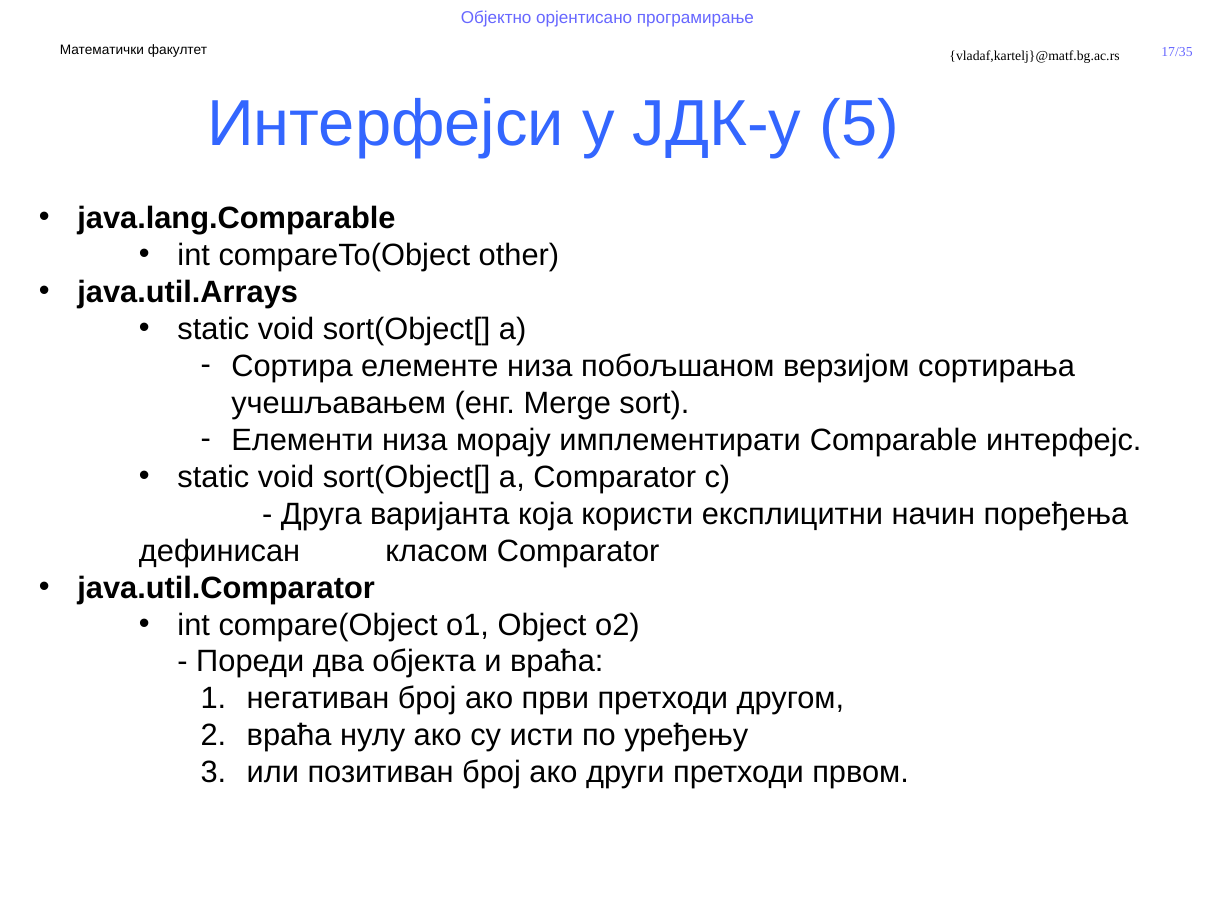
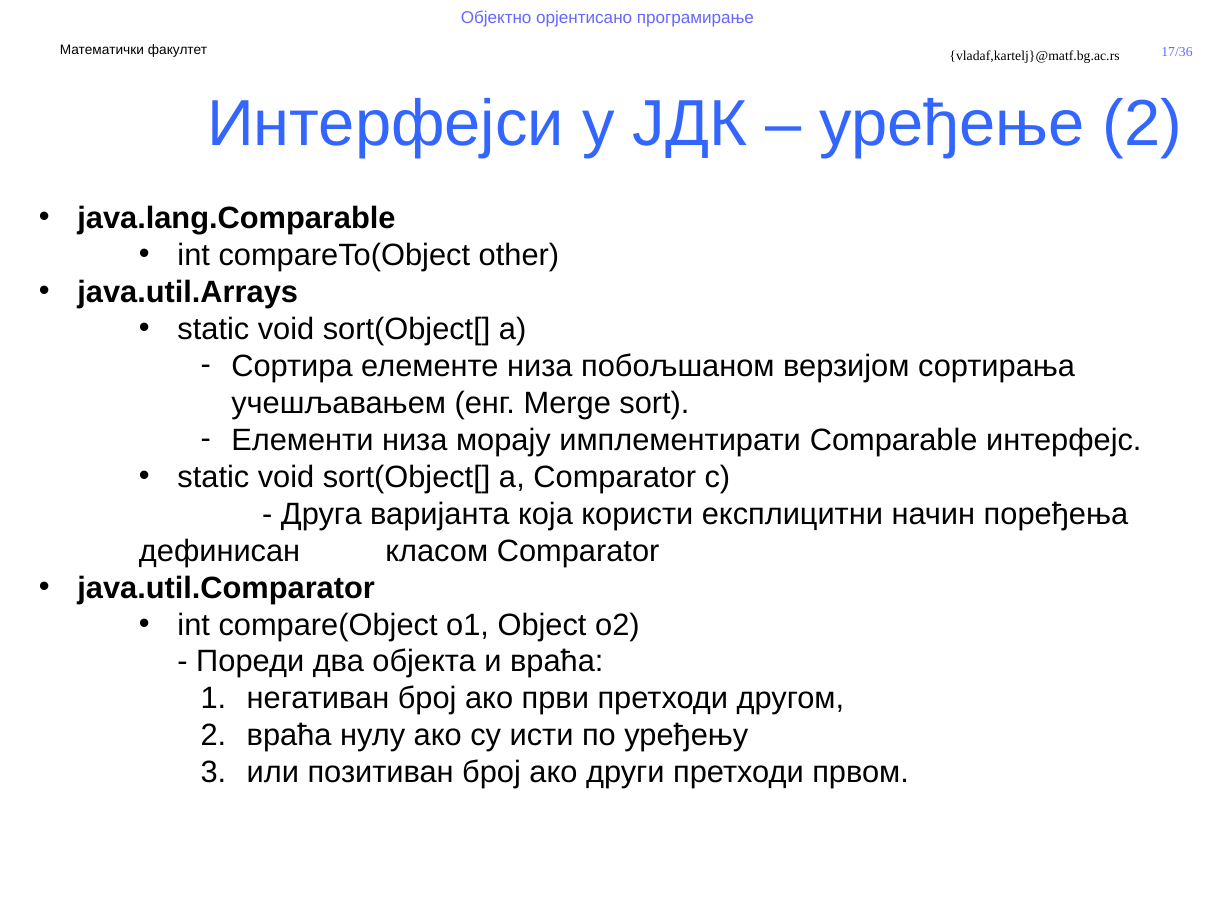
Before and after one commit to MatfOOP/OOP, a slide deck: slide 17 of predavanja/prezentacije/OOP11-Apstraktne klase i interfejsi.pptx. Drawn at 1232x924 pixels with LibreOffice and Linux fonts; fonts in the diff are those of the drawing; background and template pictures are left out. Boxes give left, top, right and bottom in pixels: in the first picture for what was removed or moved away, otherwise in the second. Text is boxed around its words. In the diff, an @@ line names an element or a change of style, - is before the commit and + after.

```diff
--- a/predavanja/prezentacije/OOP11-Apstraktne klase i interfejsi.pptx
+++ b/predavanja/prezentacije/OOP11-Apstraktne klase i interfejsi.pptx
@@ page number at bbox=[1161, 47, 1192, 56]: text changed @@
-17/35
+17/36
@@ text at bbox=[207, 98, 1182, 157]: text changed @@
-Интерфејси у ЈДК-у (5)
+Интерфејси у ЈДК – уређење (2)
```
Also in this commit, not shown: 2 other slides changed, 1 slide added, 23 other files.
